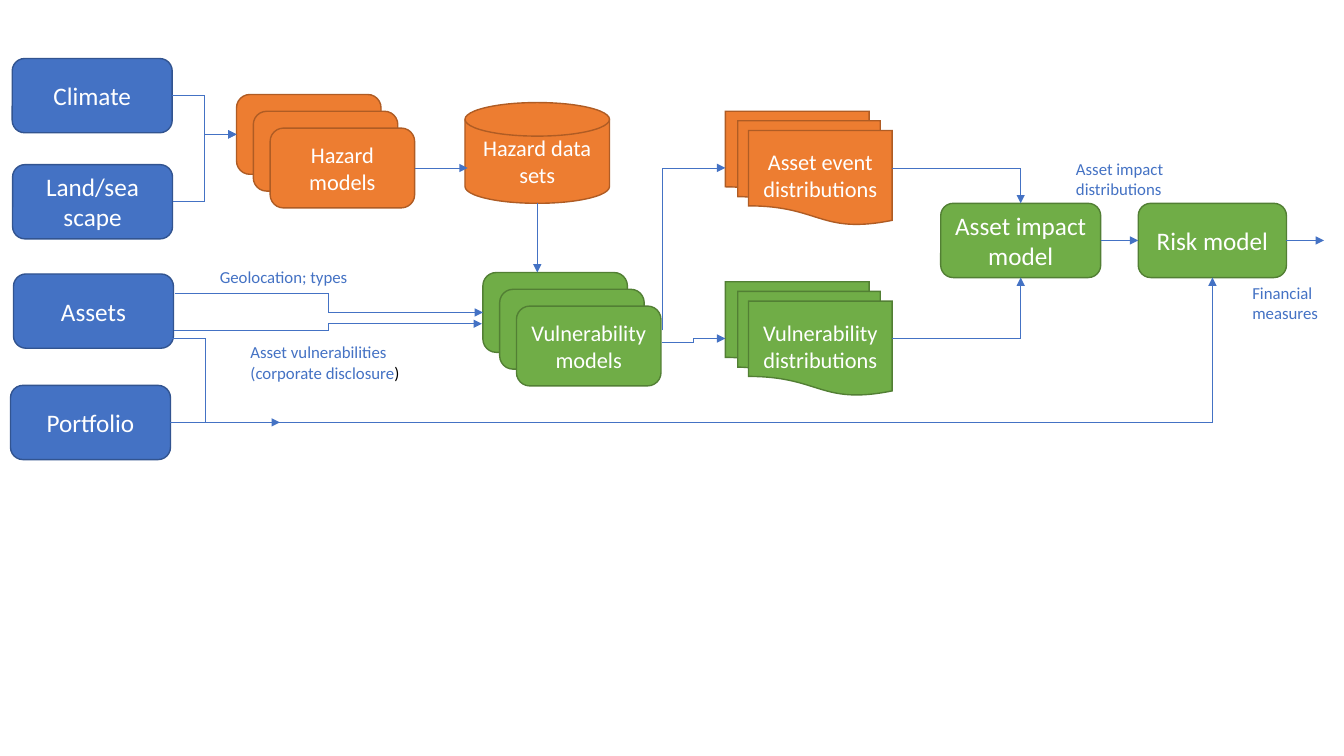
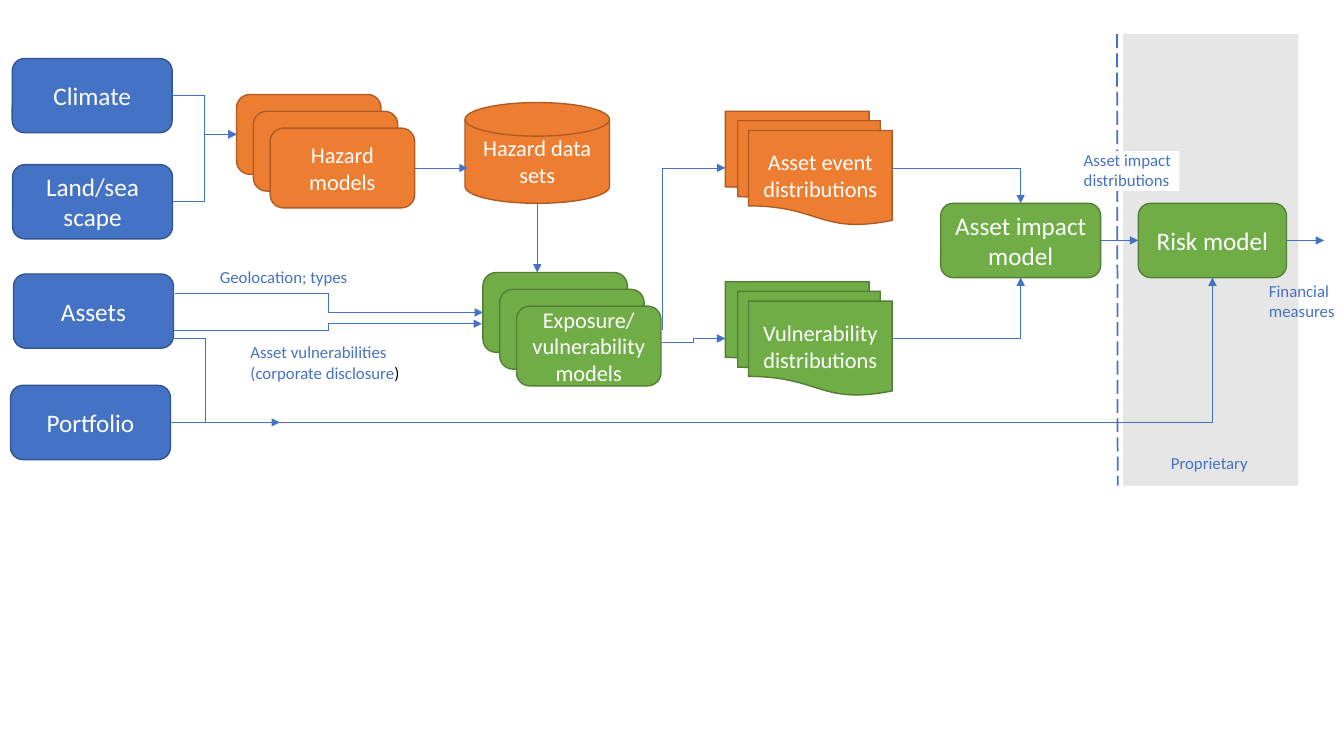
Before and after one commit to os-climate/physrisk, a slide deck: slide 1 of docs/methodology/plots/top_level_view.pptx. Drawn at 1344x756 pixels with LibreOffice and Linux fonts; fonts in the diff are those of the drawing. Boxes give left, top, right and bottom in pixels: in the first picture for what was removed or moved away, otherwise in the second. Text is boxed around its words. In the diff, an @@ line names an element or a change of style, - is before the commit and + after.

Commit message:
Update top-level diagram

```diff
--- a/docs/methodology/plots/top_level_view.pptx
+++ b/docs/methodology/plots/top_level_view.pptx
@@ line added from (1117, 34) to (1118, 486), #4472C4 1.25 pt dashed @@
@@ rectangle added at (x1=1123, y1=34, x2=1299, y2=486), fill #E7E6E6 @@
@@ text "Asset impact distributions" moved from (x1=1076, y1=163, x2=1163, y2=195) to (x1=1084, y1=154, x2=1171, y2=186) @@
@@ rectangle added at (x1=1083, y1=151, x2=1180, y2=192), fill #FFFFFF @@
@@ text "Financial measures" moved from (x1=1252, y1=287, x2=1318, y2=319) to (x1=1269, y1=285, x2=1335, y2=317) @@
@@ text in rounded rectangle at (x1=532, y1=312, x2=644, y2=388): text changed @@
-Vulnerability models
+Exposure/
+vulnerability models
@@ text added at (x1=1171, y1=457, x2=1248, y2=472), 12 pt, text #4472C4 @@
+Proprietary
```
